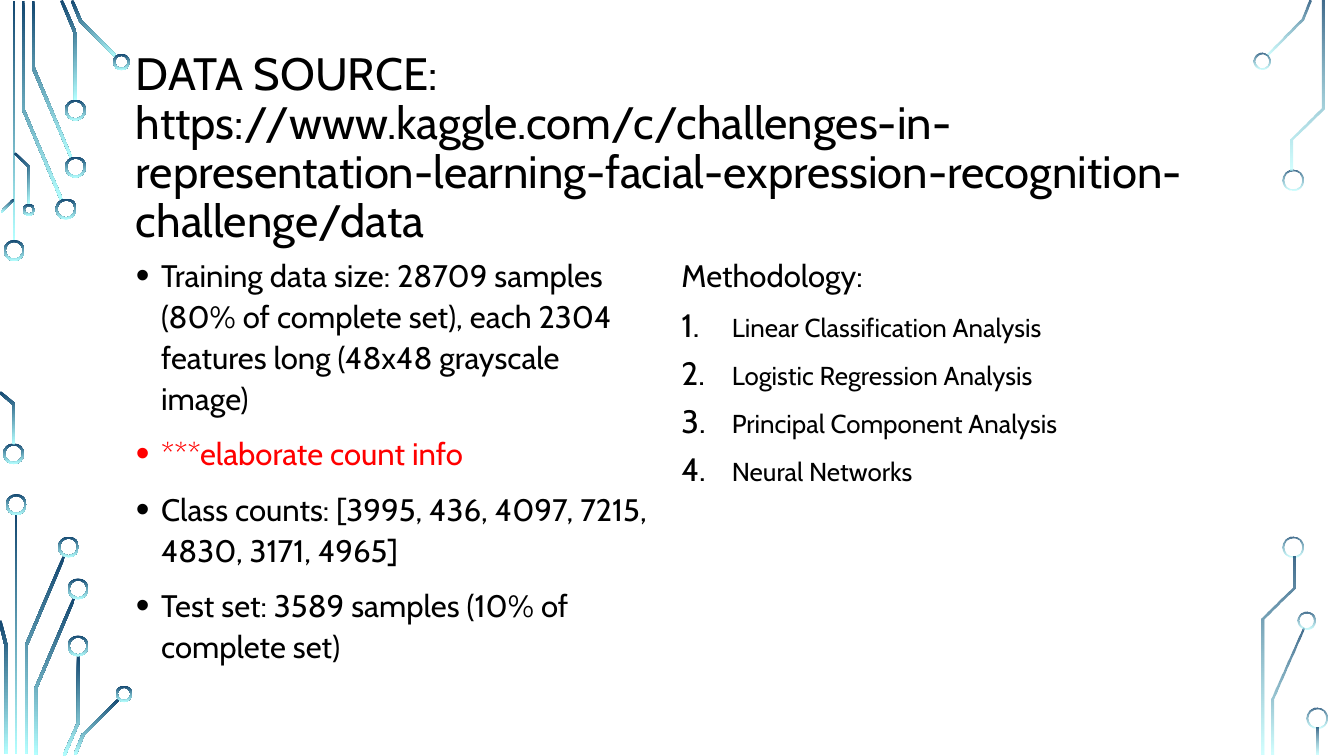
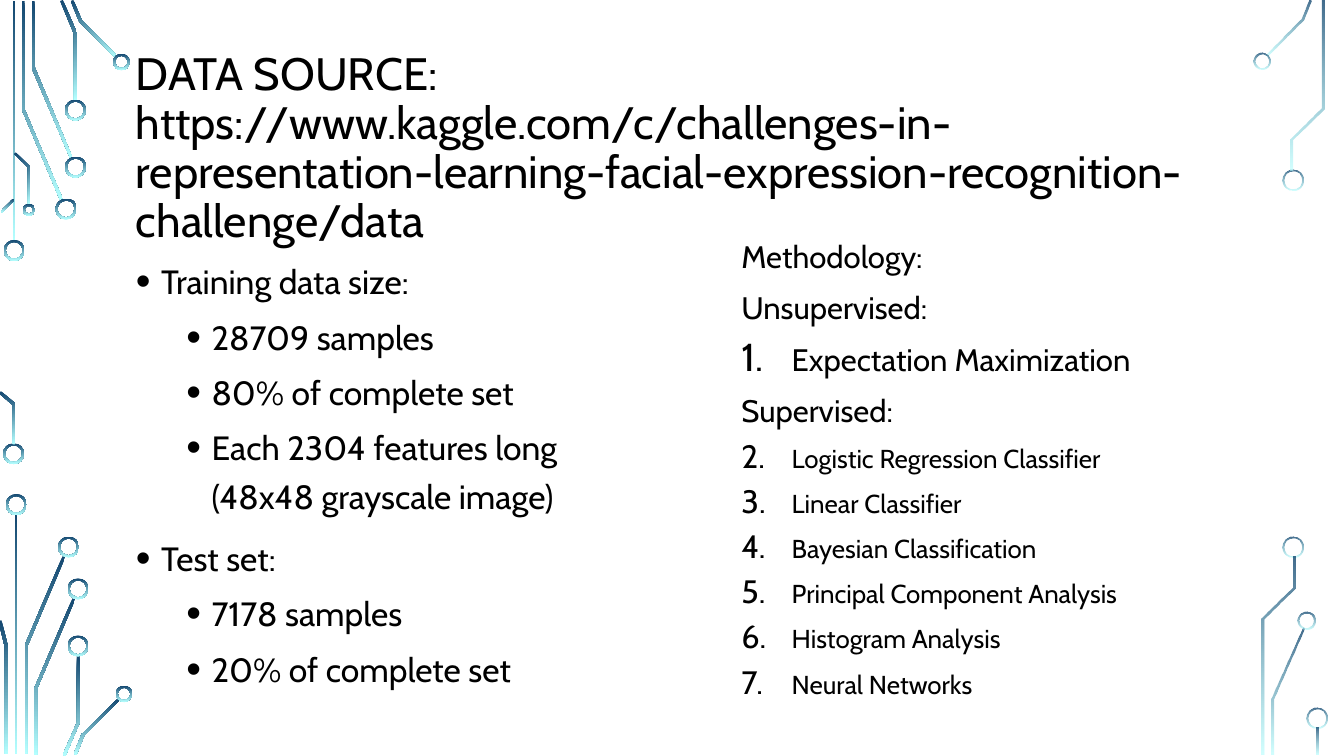
Before and after one commit to MR-KHILADI/Facial-Expression-Recognition, a slide deck: slide 2 of Final Project Draft.pptx. Drawn at 1344x756 pixels with LibreOffice and Linux fonts; fonts in the diff are those of the drawing; background and template pictures are left out. Boxes give left, top, right and bottom in pixels: in the first picture for what was removed or moved away, otherwise in the second. Text is boxed around its words. In the diff, an @@ line names an element or a change of style, - is before the commit and + after.

```diff
--- a/Final Project Draft.pptx
+++ b/Final Project Draft.pptx
@@ text "Methodology:": place and size @@
-text "Methodology:" at <box>681,263,1057,482</box>
+text "Methodology:" at <box>741,244,1131,695</box>
@@ text at <box>161,268,557,690</box>: text changed; size 22.2 to 24 pt @@
-• Training data size: 28709 samples (80% of complete set), each 2304 features long (48x48 grayscale image)
-• ***elaborate count info
-• Class counts: [3995, 436, 4097, 7215, 4830, 3171, 4965]
-• Test set: 3589 samples (10% of complete set)
+• Training data size:
+  • 28709 samples
+  • 80% of complete set
+  • Each 2304 features long (48x48 grayscale image)
+• Test set:
+  • 7178 samples
+  • 20% of complete set
@@ text at <box>741,244,1117,695</box>: line spacing 1.1 to 1 @@
@@ text at <box>741,295,1131,564</box>: text changed @@
-1. Linear Classification Analysis
-2. Logistic Regression Analysis
+Unsupervised:
+1. Expectation Maximization
+Supervised:
+1. Logistic Regression Classifier
+2. Linear Classifier
+3. Bayesian Classification
@@ text at <box>792,628,1001,654</box>: paragraph added @@
+5. Histogram Analysis
```
Also in this commit, not shown: 9 other slides changed, 3 slides added, 1 slide removed.
